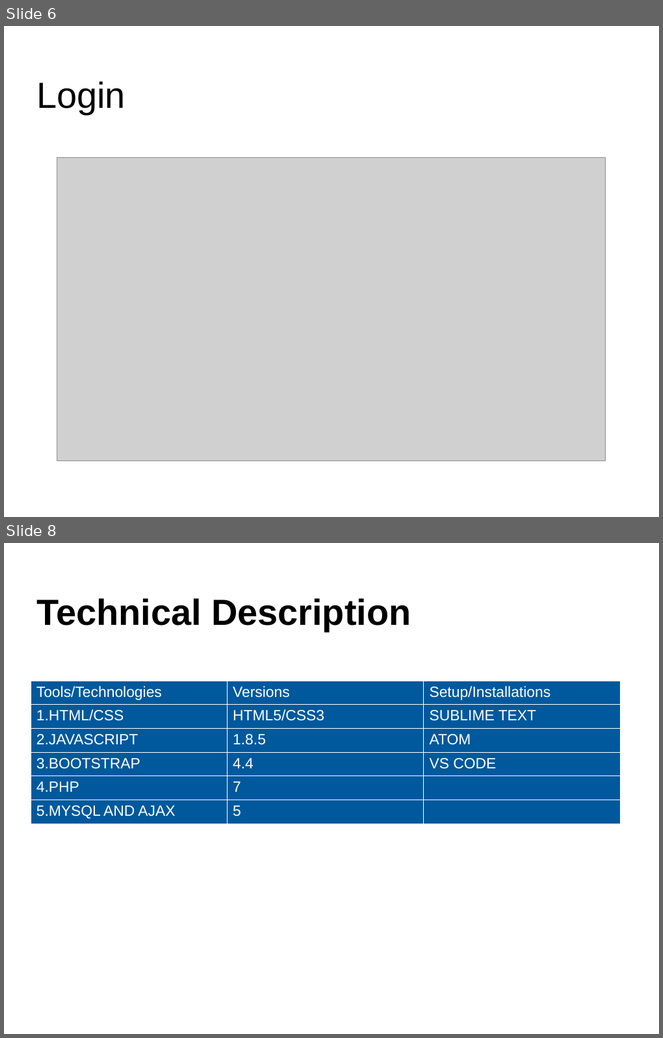
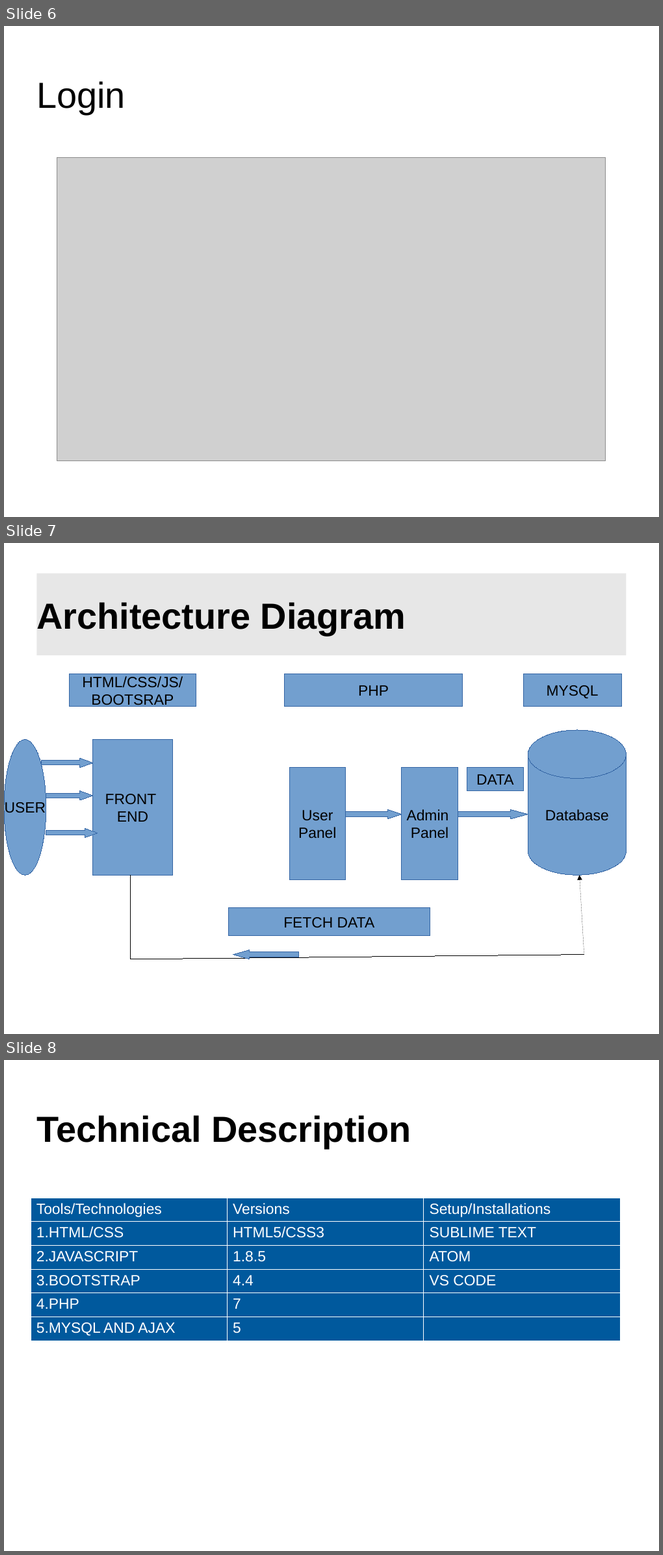
Before and after one commit to raghuit/D-CoderS_Hackathon_Template, a slide deck: Presentation/HACKATHONS.odp. Shown one above the other, each under a label of ours: slides 6 and 8 before the commit, slides 6, 7 and 8 after it; the slides between them are not shown. The pictures are 663x1038 and 663x1555 pixels, drawn with LibreOffice and Linux fonts; fonts in the diff are those of the drawing; grey boxes stand for pictures; background and template pictures are left out. Boxes give left, top, right and bottom in pixels: in the first picture for what was removed or moved away, otherwise in the second. Text is boxed around its words. In the diff, an @@ line names an element or a change of style, - is before the commit and + after.

```diff
--- a/Presentation/HACKATHONS.odp
+++ b/Presentation/HACKATHONS.odp
@@ slide 7 added at (4,543,659,1034), background picture (left out) @@
@@ title added at (36,574,627,655), fill #DDDDDD at 70% opacity, 44 pt, text #000000, bold @@
+Architecture Diagram
@@ rectangle added at (70,674,196,707), fill #729FCF, outline #3465A4 0 pt, 18 pt, text #000000 @@
+HTML/CSS/JS/
+BOOTSRAP
@@ rectangle added at (285,674,462,707), fill #729FCF, outline #3465A4 0 pt, 18 pt, text #000000 @@
+PHP
@@ rectangle added at (523,674,622,707), fill #729FCF, outline #3465A4 0 pt, 18 pt, text #000000 @@
+MYSQL
@@ cylinder added at (529,730,627,875), fill #729FCF, outline #3465A4 0 pt, 18 pt, text #000000 @@
+Database
@@ ellipse added at (4,740,46,875), fill #729FCF, outline #3465A4 0 pt, 18 pt, text #000000 @@
+USER
@@ rectangle added at (93,740,173,875), fill #729FCF, outline #3465A4 0 pt, 18 pt, text #000000 @@
+FRONT
+END
@@ right arrow added at (42,758,93,768), fill #729FCF, outline #3465A4 0 pt @@
@@ rectangle added at (289,768,345,880), fill #729FCF, outline #3465A4 0 pt, 18 pt, text #000000 @@
+User
+Panel
@@ rectangle added at (402,768,458,880), fill #729FCF, outline #3465A4 0 pt, 18 pt, text #000000 @@
+Admin
+Panel
@@ rectangle added at (467,768,523,791), fill #729FCF, outline #3465A4 0 pt, 18 pt, text #000000 @@
+DATA
@@ right arrow added at (42,791,93,800), fill #729FCF, outline #3465A4 0 pt @@
@@ right arrow added at (346,810,402,819), fill #729FCF, outline #3465A4 0 pt @@
@@ right arrow added at (458,810,529,819), fill #729FCF, outline #3465A4 0 pt @@
@@ right arrow added at (46,828,98,838), fill #729FCF, outline #3465A4 0 pt @@
@@ line added from (131, 875) to (131, 960), #000000 0 pt @@
@@ arrow added from (584, 955) to (580, 875), #000000 0 pt @@
@@ rectangle added at (229,908,430,936), fill #729FCF, outline #3465A4 0 pt, 18 pt, text #000000 @@
+FETCH DATA
@@ left arrow added at (233,951,299,960), fill #729FCF, outline #3465A4 0 pt @@
@@ line added from (131, 960) to (584, 955), #000000 0 pt @@
```
Also in this commit, not shown: 1 slide changed, 1 slide removed.
